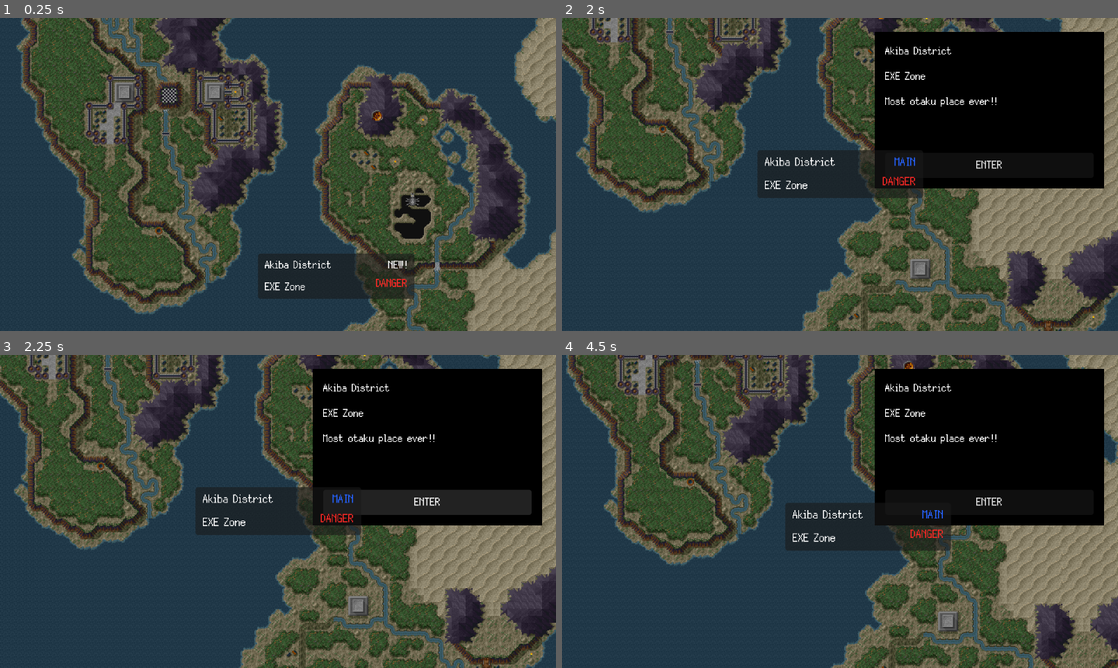
Above: before the commit, frames 1-4 (two rows, left to right).
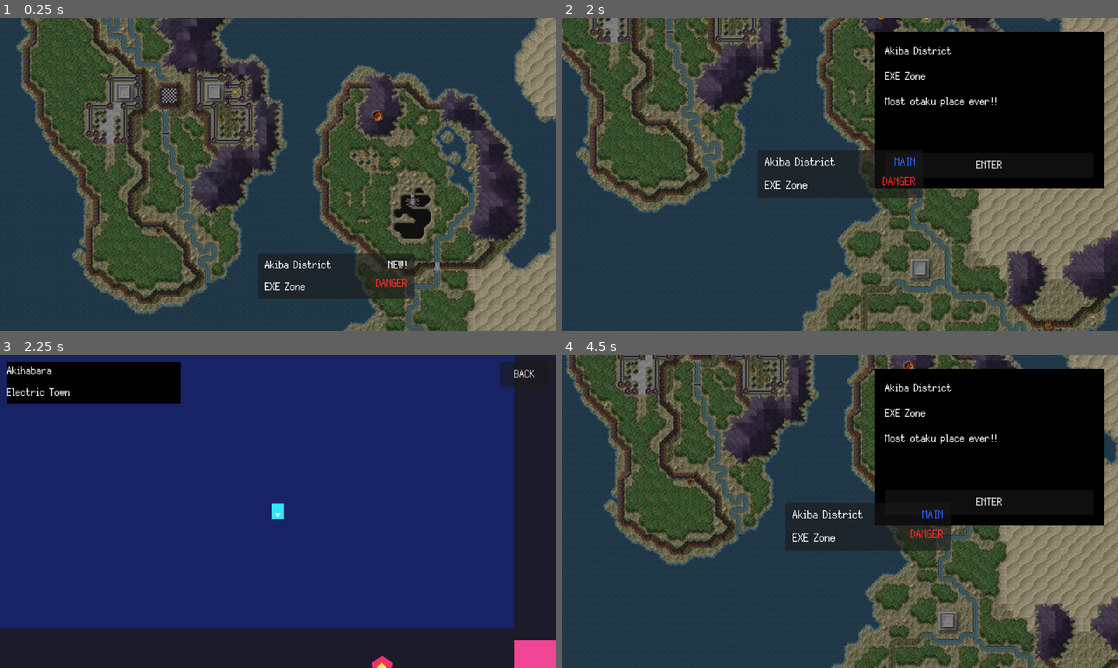
Above: after the commit, the same moments.

Repository: GYU-GAZE/NULL-NETWORK
Game: Godot game, scene res://apps/navigator/app_navigator.tscn
Same seed, same stepped clock (60 frames per second), same inputs: the game is played once before the commit and once after it. This scene is started directly instead of the project's main scene. The engine's default icon, where the game draws it, is replaced by a stand-in: a white triangle on a blue panel in a dark square.
Inputs (mouse positions are in pixels of both pictures, inside the frame that each line leads up to):
- Up to frame 1 (0.25 s): no input
- Up to frame 2 (2 s): move the mouse to (962, 158) at 0.52 s; hold D (local_area_move_right) 0.53-1.25 s; tap E (local_area_interact) at 0.6 s; click (962, 158) at 0.67 s; click (840, 174) at 1.25 s
- Up to frame 3 (2.25 s): click "ENTER" at 2 s
- Up to frame 4 (4.5 s): click (990, 502) at 2.75 s, where only the run before the commit has a clickable "ENTER"; click (1084, 373) at 3.5 s, where only the run after the commit has a clickable "BACK"; tap Enter at 4.25 s; drag from (728, 527) to (812, 574) at 4.27 s

Frames 1-2 are identical in both runs. In frame 3, 98% of the frame differs, in the area x 0-100%, y 0-100%; in frame 4, nothing differs.
Error before the commit: Parse Error: Expected parameter name. (res://apps/navigator/app_navigator.gd:5)

Commit message:
Use valid adaptive density signal parameter

Diff:
--- a/apps/navigator/app_navigator.gd
+++ b/apps/navigator/app_navigator.gd
@@ -3,7 +3,7 @@
 
 
 signal window_pixel_density_breakpoint_requested(
-	breakpoint: Vector2
+	requested_size: Vector2
 )
 
 
